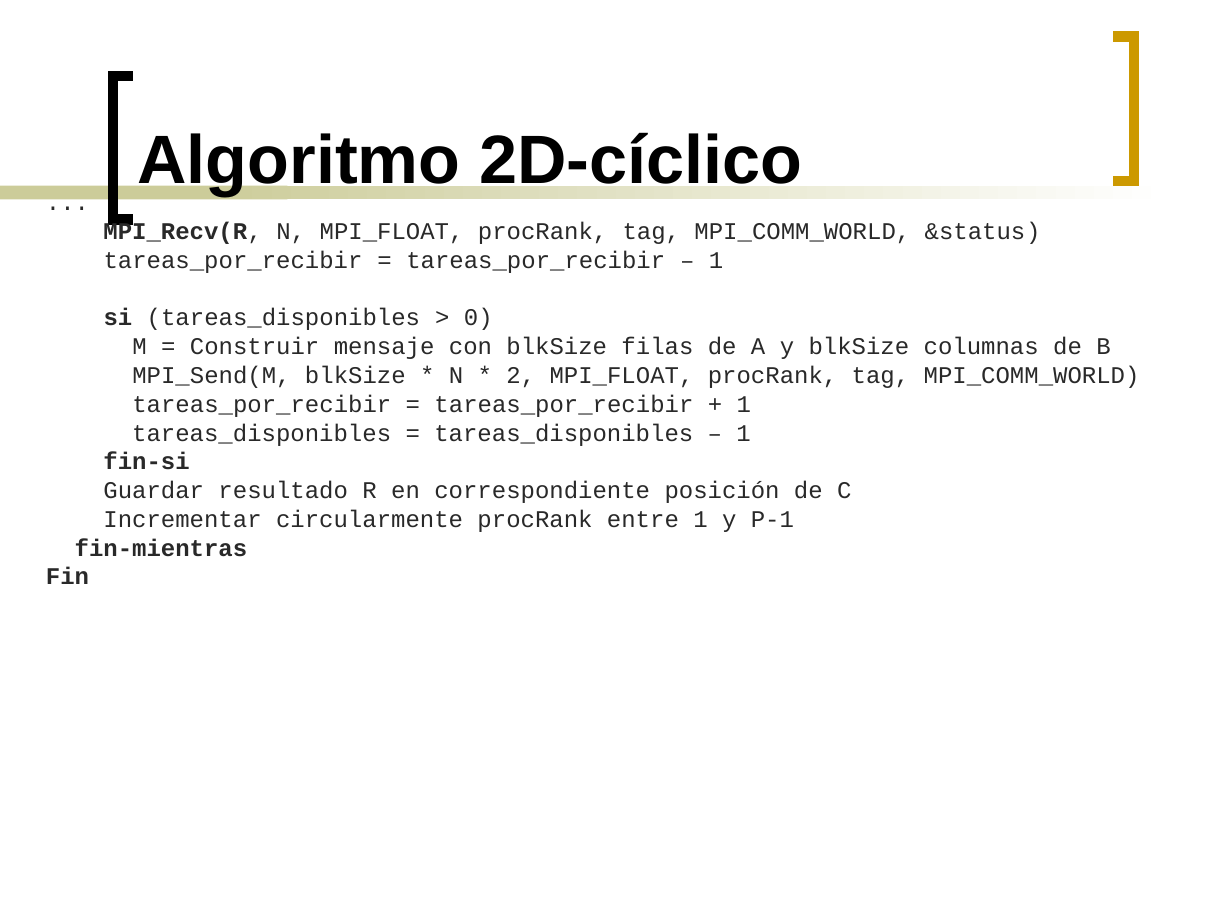
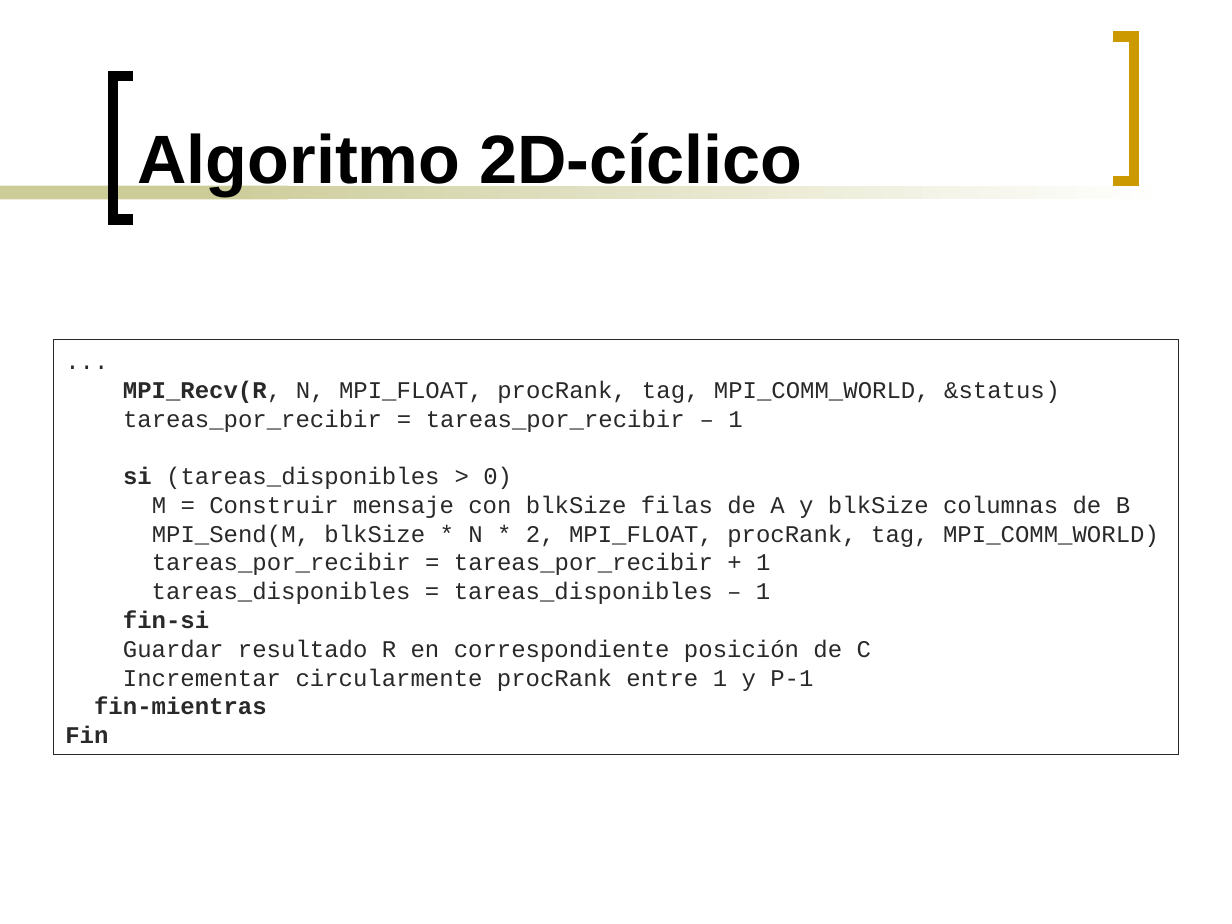
Before and after one commit to ghuttemann/multimat2, a slide deck: slide 5 of mpi/docs/Presentacion-Multimat-MPI.ppt. Drawn at 1232x924 pixels with LibreOffice and Linux fonts; fonts in the diff are those of the drawing. Boxes give left, top, right and bottom in pixels: in the first picture for what was removed or moved away, otherwise in the second. Text is boxed around its words. In the diff, an @@ line names an element or a change of style, - is before the commit and + after.

```diff
--- a/mpi/docs/Presentacion-Multimat-MPI.ppt
+++ b/mpi/docs/Presentacion-Multimat-MPI.ppt
@@ rectangle "...": place and size @@
-rectangle "..." at bbox=[46, 222, 1140, 584]
+rectangle "..." at bbox=[53, 340, 1179, 755]
@@ rectangle "..." at bbox=[53, 340, 1179, 755]: outline none to #292929 0.74 pt @@
```
Also in this commit, not shown: 4 other slides changed.
